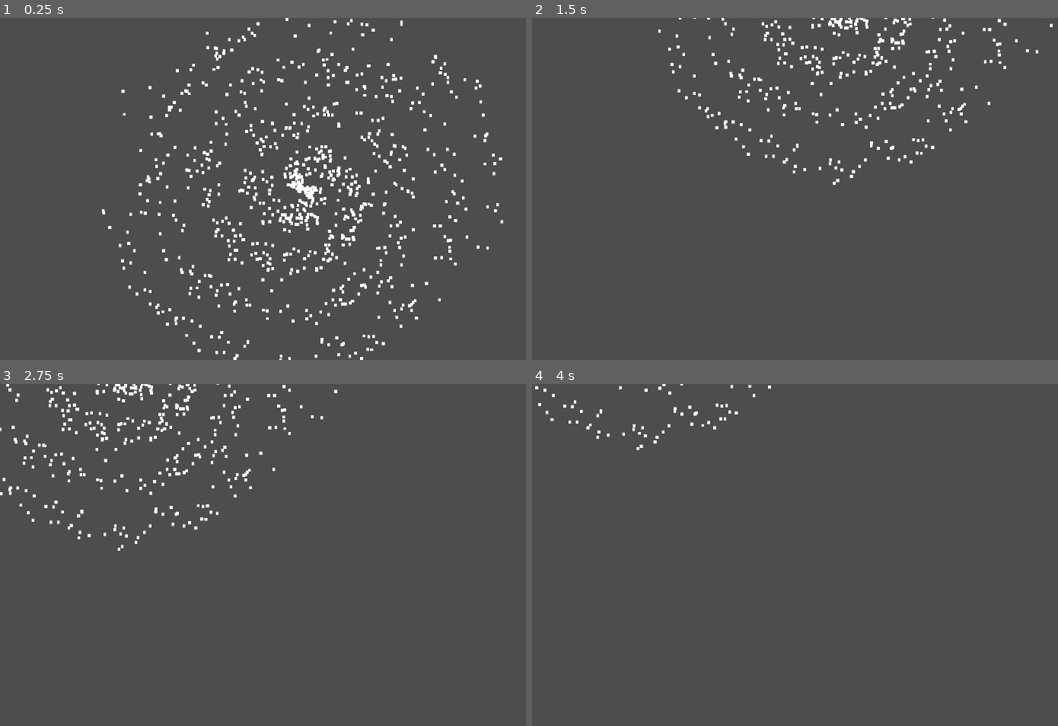
Above: before the commit, frames 1-4 (two rows, left to right).
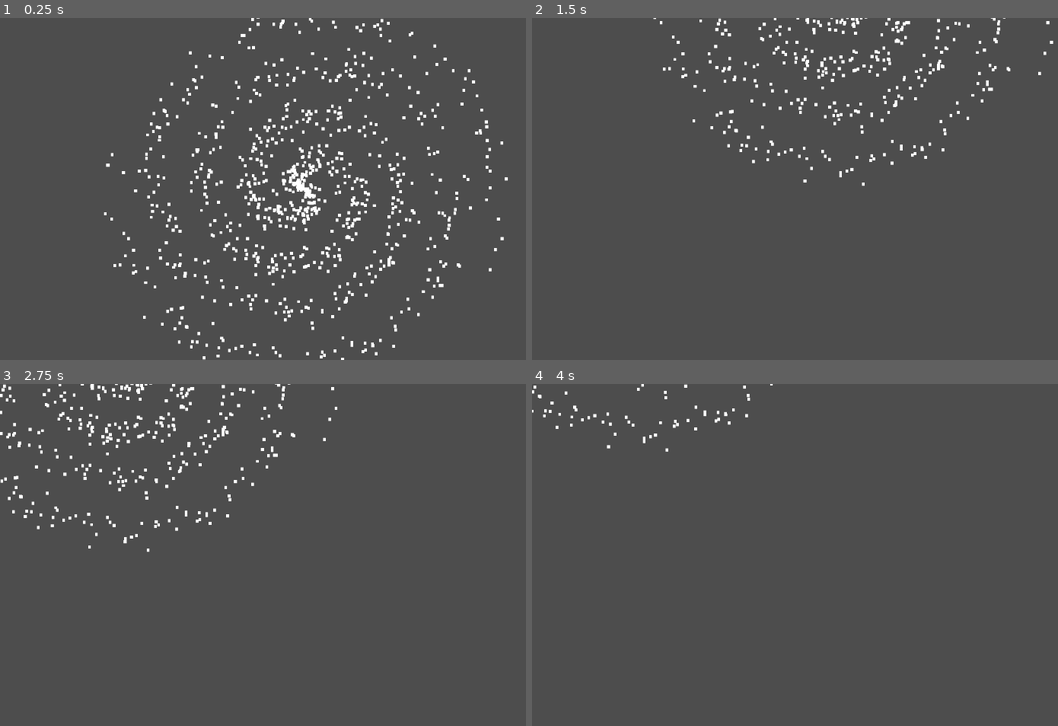
Above: after the commit, the same moments.

Repository: indifferenteye/hegswarm
Game: Godot game, scene res://scenes/galaxy.tscn
The game is run twice, just before and just after one commit, with the same random seed, the same clock (stepped at 60 frames per second) and the same inputs.
Inputs (mouse positions are in pixels of both pictures, inside the frame that each line leads up to):
- Up to frame 1 (0.25 s): no input
- Up to frame 2 (1.5 s): tap Enter at 0.5 s; move the mouse to (968, 171) at 0.52 s; hold S (camera_move_down) 0.53-1.28 s; click (968, 171) at 0.67 s; move the mouse to (716, 206) at 1.27 s; tap A (camera_move_left) at 1.35 s; click (716, 206) at 1.42 s
- Up to frame 3 (2.75 s): tap Space at 2 s; move the mouse to (362, 479) at 2.02 s; hold D (camera_move_right) from 2.03 s (still down); click (362, 479) at 2.17 s
- Up to frame 4 (4 s): move the mouse to (805, 623) at 2.77 s; release D (camera_move_right) at 2.78 s; tap W (camera_move_up) at 2.85 s; click (805, 623) at 2.92 s; tap Enter at 3.5 s; move the mouse to (1021, 606) at 3.52 s; hold S (camera_move_down) from 3.53 s (still down); click (1021, 606) at 3.67 s

The runs differ from the first frame. In frame 1, 8.2% of the frame differs, in the area x 19-97%, y 0-100%; in frame 2, 3.4%; in frame 3, 3.2%; in frame 4, 0.6%.

Commit message:
Add seeded galaxy generation and star seeds

Diff:
--- a/assets/star.tscn
+++ b/assets/star.tscn
@@ -1,8 +1,11 @@
-[gd_scene load_steps=2 format=3 uid="uid://cwj81lysn86dj"]
+[gd_scene load_steps=3 format=3 uid="uid://cwj81lysn86dj"]
+
+[ext_resource type="Script" path="res://scripts/star.gd" id="1"]
 
 [sub_resource type="CanvasTexture" id="CanvasTexture_gyjrx"]
 
 [node name="star" type="Node2D"]
+script = ExtResource("1")
 
 [node name="Sprite2D" type="Sprite2D" parent="."]
 position = Vector2(2.38419e-07, 2.38419e-07)
--- /dev/null
+++ b/scripts/star.gd
@@ -0,0 +1,4 @@
+extends Node2D
+
+## Unique seed for this star, useful for deterministic system generation.
+@export var seed: int = 0
--- a/scripts/world_generation.gd
+++ b/scripts/world_generation.gd
@@ -14,20 +14,25 @@
 @export var arm_spread: float = 0.3
 ## Random radial offset for each star.
 @export var random_offset: float = 10.0
+## Seed used to deterministically generate the galaxy.
+@export var seed: int = 0
+
+var rng := RandomNumberGenerator.new()
 
 func _ready():
-		generate_spiral_galaxy()
+                rng.seed = seed
+                generate_spiral_galaxy()
 
 ## Generates a simple spiral galaxy. Adjust exported variables to
 ## tweak the resulting shape.
 func generate_spiral_galaxy() -> void:
-		randomize()
-		for i in range(star_count):
-				var instance = scene_to_instance.instantiate()
-				var t := float(i) / star_count
-				var arm := randi() % arm_count
-				var r := t * radius + randf_range(-random_offset, random_offset)
-				var angle := t * twist + TAU * arm / arm_count
-				angle += randf_range(-arm_spread, arm_spread)
-				instance.position = Vector2(cos(angle), sin(angle)) * r
-				add_child(instance)
+                for i in range(star_count):
+                                var instance = scene_to_instance.instantiate()
+                                var t := float(i) / star_count
+                                var arm := rng.randi() % arm_count
+                                var r := t * radius + rng.randf_range(-random_offset, random_offset)
+                                var angle := t * twist + TAU * arm / arm_count
+                                angle += rng.randf_range(-arm_spread, arm_spread)
+                                instance.position = Vector2(cos(angle), sin(angle)) * r
+                                instance.seed = rng.randi()
+                                add_child(instance)
